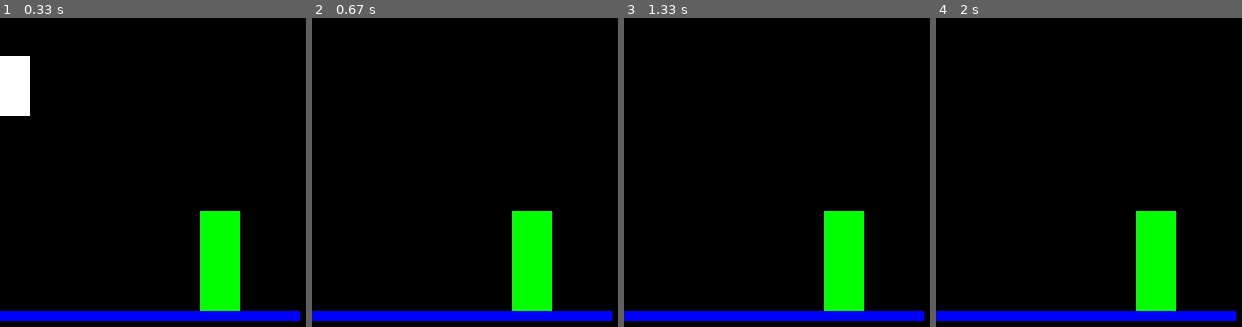
Above: before the commit, frames 1-4 (left to right).
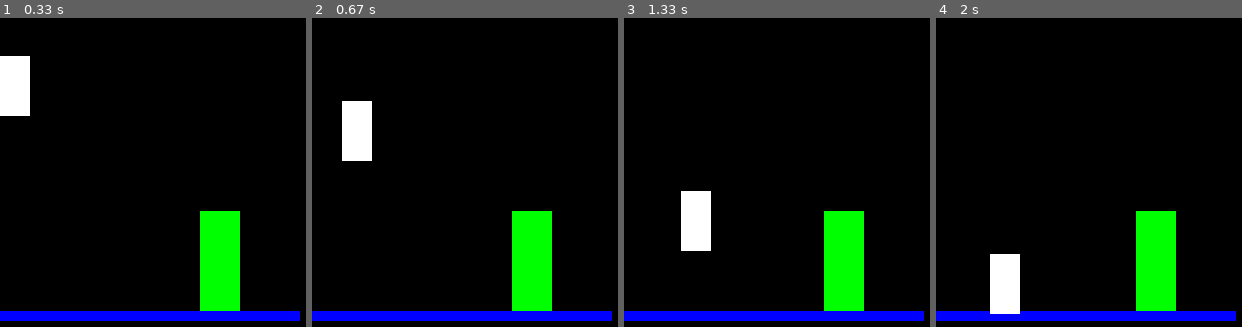
Above: after the commit, the same moments.

Repository: lvanderlyn/VideoGame
Game: pygame game, started from isContact_L1.py
The game is run twice, just before and just after one commit, with the same random seed, the same clock (stepped at 60 frames per second) and the same inputs. The source is Python 2; it was converted automatically to run under Python 3.
Inputs:
- Up to frame 1 (0.33 s): no input
- Up to frame 2 (0.67 s): hold Right from 0.33 s (still down)
- Up to frame 3 (1.33 s): release Right at 0.8 s; hold Up 0.83-1.13 s; hold Right from 1.17 s (still down)
- Up to frame 4 (2 s): release Right at 1.63 s; hold Left from 1.67 s (still down)

Frame 1 is identical in both runs. In frame 2, 1.9% of the frame differs, in the area x 9-20%, y 26-47%; in frame 3, 1.9%; in frame 4, 1.9%.

Commit message:
now has correct contact boundaries, and correct movement/modes; still need the ability to jump though

Diff:
--- a/isContact_L1.py
+++ b/isContact_L1.py
@@ -133,7 +133,7 @@
     actor and some other object'''
     actor_rect = pygame.Rect(actor.getX(), actor.getY(), actor.getWidth(), actor.getHeight())
     other_rect = pygame.Rect(other.getX(), other.getY(), other.getWidth(), other.getHeight())
-    if (actor_rect.right - 0.25* actor_rect.width <= other_rect.right) and (actor_rect.right - 0.25*actor_rect.width >= other_rect.left):
+    if (actor_rect.right - 0.75* actor_rect.width <= other_rect.right) and (actor_rect.right - 0.25*actor_rect.width >= other_rect.left):
         if actor_rect.bottom >= other_rect.top:
             return True
     else:
@@ -220,7 +220,7 @@
     player.setVelocity((0,0))
     if mode == 4:
         if moveDown and player.getY()+player.getHeight() < WINDOWHEIGHT:
-            player.setVelocity((0,MOVESPEED))
+            player.setVelocity((0,0))
         if moveUp and player.getY() > 0:
             player.setVelocity((0,-1*MOVESPEED))
         if moveLeft and player.getX() > 0:
@@ -251,17 +251,16 @@
         if moveUp and player.getY() > 0:
             player.setVelocity((0,0))
         if moveLeft and player.getX() > 0:
+            player.setVelocity((-1*MOVESPEED,0))
+        if moveRight and player.getX()+player.getWidth() < WINDOWWIDTH:
             player.setVelocity((MOVESPEED,0))
-        if moveRight and player.getX()+player.getWidth() < WINDOWWIDTH:
-            player.setVelocity((-1*MOVESPEED,0))
         gravity(player,dt)
 
     # draw the player onto the surface
+    pygame.draw.rect(windowSurface, GREEN, (ladder.getX(), ladder.getY(), ladder.getWidth(),ladder.getHeight()))
+    pygame.draw.rect(windowSurface, BLUE, (plat.getX(), plat.getY(), plat.getWidth(),plat.getHeight()))
     player.updatePosition(dt)
     pygame.draw.rect(windowSurface, WHITE, (player.getX(), player.getY(), MAN_WIDTH,MAN_HEIGHT))
-    pygame.draw.rect(windowSurface, GREEN, (ladder.getX(), ladder.getY(), ladder.getWidth(),ladder.getHeight()))
-    pygame.draw.rect(windowSurface, BLUE, (plat.getX(), plat.getY(), plat.getWidth(),plat.getHeight()))
-
 
     # draw the window onto the screen
     pygame.display.update()
